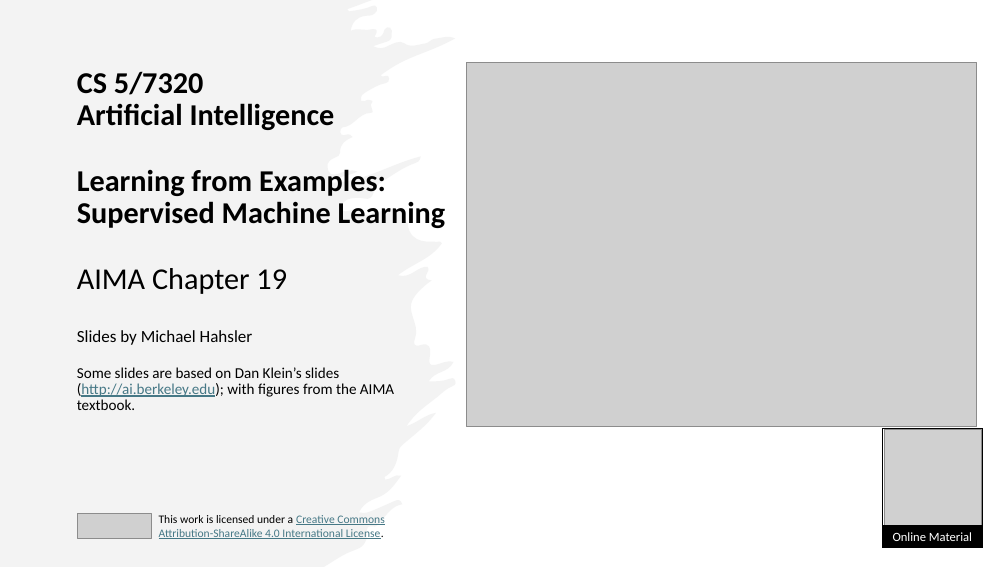
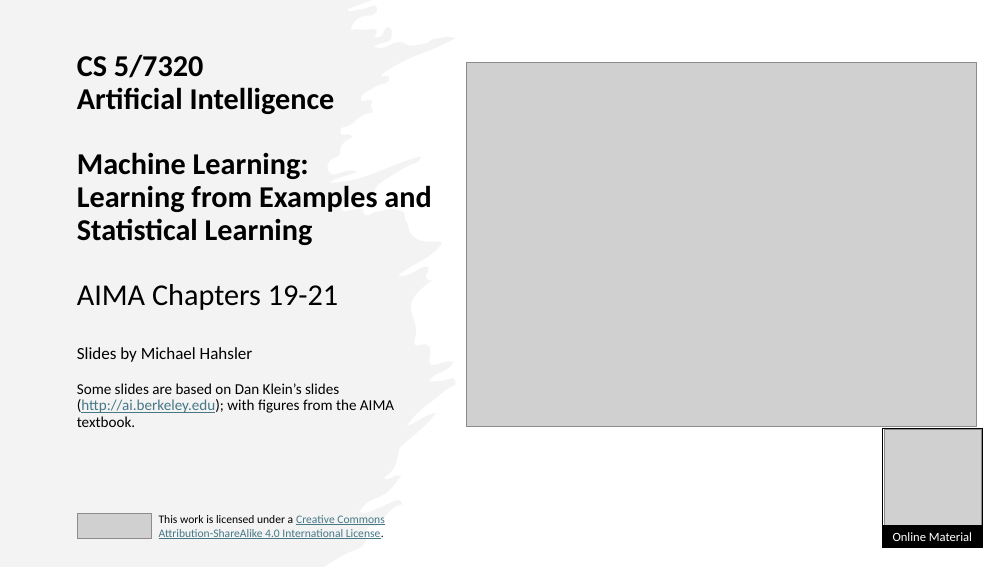
Before and after one commit to kunleola/CS7320, a slide deck: slide 1 of slides/19_ML_intro.pptx. Drawn at 1008x567 pixels with LibreOffice and Linux fonts; fonts in the diff are those of the drawing; grey boxes stand for pictures. Boxes give left, top, right and bottom in pixels: in the first picture for what was removed or moved away, otherwise in the second. Text is boxed around its words. In the diff, an @@ line names an element or a change of style, - is before the commit and + after.

```diff
--- a/slides/19_ML_intro.pptx
+++ b/slides/19_ML_intro.pptx
@@ title at [77,54,431,427]: text changed; size 14.4 to 28.8 pt @@
-CS 5/7320
-Artificial Intelligence
-Learning from Examples:
-Supervised Machine Learning
-AIMA Chapter 19
-Slides by Michael Hahsler
-Some slides are based on Dan Klein’s slides (http://ai.berkeley.edu); with figures from the AIMA textbook.
+CS 5/7320
+Artificial Intelligence
+Machine Learning:
+Learning from Examples and Statistical Learning
+AIMA Chapters 19-21
+Slides by Michael Hahsler
+Some slides are based on Dan Klein’s slides (http://ai.berkeley.edu); with figures from the AIMA textbook.
```
Also in this commit, not shown: 2 other slides changed, 1 slide added, 1 slide removed, 3 other files.
